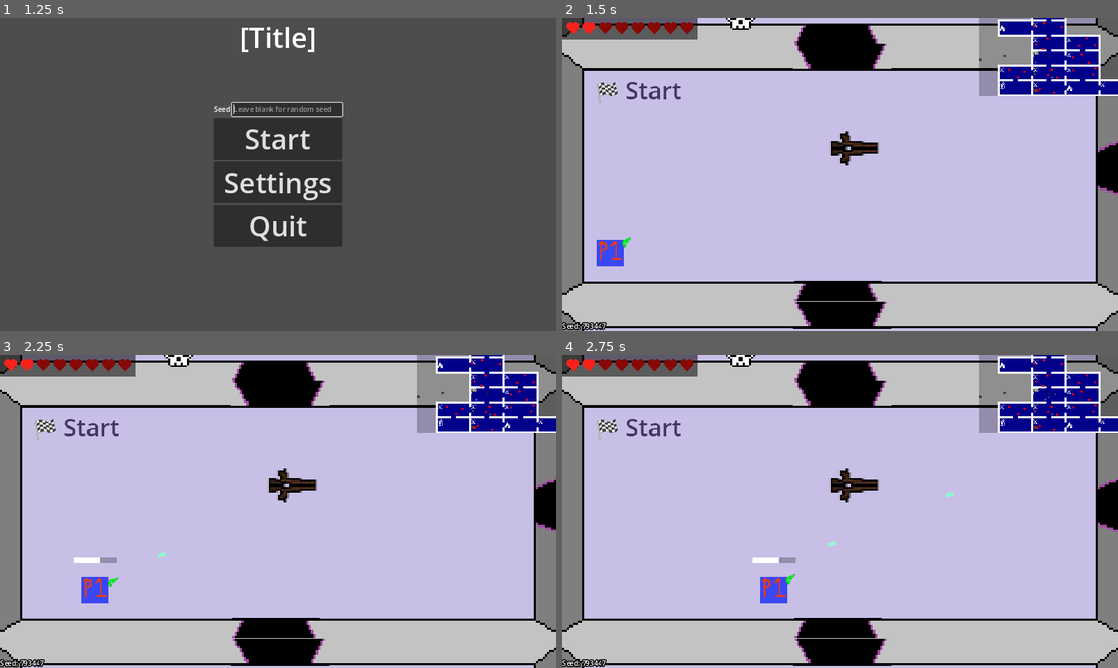
Above: before the commit, frames 1-4 (two rows, left to right).
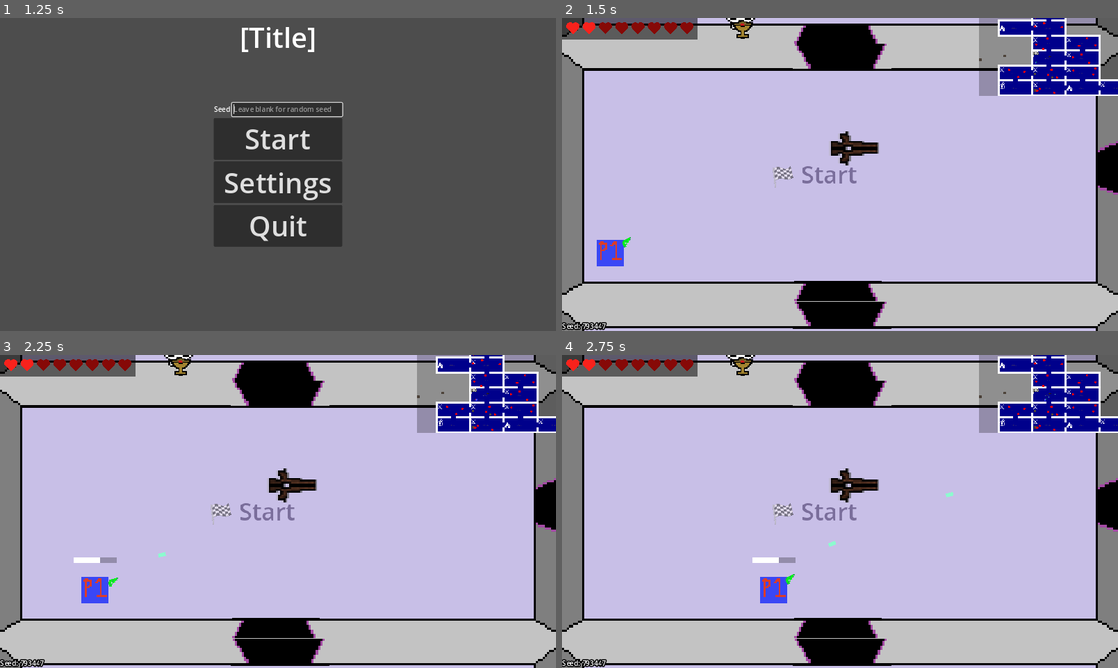
Above: after the commit, the same moments.

Repository: dcordova7146/Team4
Game: Godot game, scene res://main.tscn
Same seed, same stepped clock (60 frames per second), same inputs: the game is played once before the commit and once after it.
Inputs (mouse positions are in pixels of both pictures, inside the frame that each line leads up to):
- Up to frame 1 (1.25 s): click (289, 108) at 0.52 s; type "Alex" at 0.6 s
- Up to frame 2 (1.5 s): click "Start" at 1.25 s
- Up to frame 3 (2.25 s): tap Enter at 2 s; move the mouse to (400, 495) at 2.02 s; press the mouse at (400, 495) at 2.03 s; hold D (move_right) from 2.03 s (still down)
- Up to frame 4 (2.75 s): keep holding D (move_right)

Frame 1 is identical in both runs. In frame 2, 0.8% of the frame differs, in the area x 6-100%, y 0-55%; in frame 3, 0.8%; in frame 4, 0.8%.

Commit message:
Tiny visuals update
-added bloodcup(temporary collectable)
-centered room labels and made them more opaque to not distract from gameplay
-increased seperation distance on splitting of skulls

Diff:
--- a/TESTING/DiegoTest.tscn
+++ b/TESTING/DiegoTest.tscn
@@ -17,7 +17,7 @@
 position = Vector2(310, 138)
 
 [node name="Player" parent="." instance=ExtResource("3_1nryx")]
-position = Vector2(166, 79)
+position = Vector2(158, 88)
 
 [node name="Camera2D" type="Camera2D" parent="."]
 offset = Vector2(150, 60)
--- a/TESTING/TEST.gd
+++ b/TESTING/TEST.gd
@@ -16,3 +16,8 @@
 # Called every frame. 'delta' is the elapsed time since the previous frame.
 func _process(delta):
 	pass
+
+
+
+func _on_button_pressed():
+	$Room.populateEnemySpawner()
--- /dev/null
+++ b/drop/blood.gd
@@ -0,0 +1,9 @@
+extends Area2D
+
+
+# Called when the node enters the scene tree for the first time.
+func _ready():
+	area_entered.connect(on_area_entered)
+
+func on_area_entered(area):
+	queue_free()
--- /dev/null
+++ b/drop/blood.tscn
@@ -0,0 +1,21 @@
+[gd_scene load_steps=4 format=3 uid="uid://cj3hp6ftwl4em"]
+
+[ext_resource type="Texture2D" uid="uid://cwye624b5a2g3" path="res://tempAssets/blooddrop.png" id="1_hmgdr"]
+[ext_resource type="Script" path="res://drop/blood.gd" id="1_vnli7"]
+
+[sub_resource type="CircleShape2D" id="CircleShape2D_usqnh"]
+radius = 5.0
+
+[node name="Area2D" type="Area2D"]
+script = ExtResource("1_vnli7")
+
+[node name="blooddrop" type="Sprite2D" parent="."]
+texture = ExtResource("1_hmgdr")
+
+[node name="AnimationPlayer" type="AnimationPlayer" parent="blooddrop"]
+
+[node name="CollisionShape2D" type="CollisionShape2D" parent="."]
+position = Vector2(-1, 0)
+shape = SubResource("CircleShape2D_usqnh")
+
+[connection signal="area_entered" from="." to="." method="_on_area_entered"]
--- a/enemy/skull.gd
+++ b/enemy/skull.gd
@@ -54,7 +54,7 @@
 
 func spawn_enemy(enemy_scene_path: String, count: int) -> void:
 	var enemy_scene: PackedScene = load(enemy_scene_path) as PackedScene
-	var separation_distance: int = 20
+	var separation_distance: int = 50
 	var spawn_position: Vector2 = position
 
 	for i: int in range(count):
@@ -62,7 +62,7 @@
 		var enemy_instance: Skull = enemy_scene.instantiate()
 		if enemy_instance and room:
 			enemy_instance.position = spawn_position
-			spawn_position += Vector2(separation_distance, 0)
+			spawn_position += Vector2(separation_distance, 10)
 			enemy_instance.awake = true
 			room.enemies.append(enemy_instance)
 			room.call_deferred("add_child", enemy_instance)
--- a/map/generate_dungeon.gd
+++ b/map/generate_dungeon.gd
@@ -66,7 +66,6 @@
 	encounter_Rooms_Available = int(available_Rooms * .75)
 	rest_Rooms_Available = int(available_Rooms * .1)
 	shop_Rooms_Available = int(available_Rooms * .15)
-
 	while(encounter_Rooms_Available + rest_Rooms_Available + shop_Rooms_Available <= available_Rooms):
 		var coinflip: int = randi_range(0, 3)
 		if coinflip < 2:
@@ -75,7 +74,6 @@
 			rest_Rooms_Available += 1
 		elif coinflip == 3:
 			shop_Rooms_Available += 1
-
 	#numbers represent the enum that represents the room types (2 = battle, 4 = rest, 3 = shop, 5 = boss)
 	for i: int in range(encounter_Rooms_Available):
 		room_Queue.append(Room.roomType.BATTLE)
--- a/map/room.gd
+++ b/map/room.gd
@@ -144,7 +144,6 @@
 	for i: int in range(enemycount):
 		var randpos: Vector2 = rand_coor()
 		print(randpos)
-
 		# Randomly choose an enemy type.
 		var enemy_scene: PackedScene
 		if randf() < medium_skull_chance:
@@ -212,7 +211,6 @@
 
 func setupRoom()->void:
 	#this function shall spawn whatever a room requires of it
-
 	match rType:
 		roomType.BATTLE:
 			populateEnemySpawner()
--- a/map/room.tscn
+++ b/map/room.tscn
@@ -522,10 +522,11 @@
 }
 
 [node name="TypeLabel" type="Label" parent="."]
-offset_left = 24.0
-offset_top = 16.0
-offset_right = 74.0
-offset_bottom = 39.0
+modulate = Color(1, 1, 1, 0.588235)
+offset_left = 118.0
+offset_top = 61.0
+offset_right = 504.0
+offset_bottom = 149.0
 scale = Vector2(0.2, 0.2)
 theme_override_colors/font_color = Color(0.262745, 0.207843, 0.396078, 1)
 theme_override_font_sizes/font_size = 64
--- /dev/null
+++ b/ui/Bloodcup.gd
@@ -0,0 +1,7 @@
+extends Sprite2D
+
+var blood_count := 0
+
+
+func set_blood_cup(new_count: int) -> void:
+	get_node("bloodcount").text = "x" +str(blood_count)
--- a/ui/events.gd
+++ b/ui/events.gd
@@ -2,7 +2,6 @@
 extends Node
 #singleton script
 #which will keep track of game state and logic
-
 
 signal player_died
 signal room_entered(room: Room)
--- a/ui/hud.tscn
+++ b/ui/hud.tscn
@@ -1,6 +1,12 @@
-[gd_scene load_steps=2 format=3 uid="uid://doe0sstc3n5sh"]
+[gd_scene load_steps=5 format=3 uid="uid://doe0sstc3n5sh"]
 
 [ext_resource type="Script" path="res://ui/lives.gd" id="1_74fjh"]
+[ext_resource type="Texture2D" uid="uid://cdvs87wypg7qa" path="res://tempAssets/bloodcup.png.png" id="2_j2t6t"]
+[ext_resource type="Script" path="res://ui/Bloodcup.gd" id="3_3ucys"]
+
+[sub_resource type="LabelSettings" id="LabelSettings_ejrmc"]
+outline_size = 6
+outline_color = Color(0, 0, 0, 1)
 
 [node name="HUD" type="CanvasLayer"]
 
@@ -18,3 +24,17 @@
 
 [node name="TextureRect" type="TextureRect" parent="Minimap"]
 layout_mode = 0
+
+[node name="Bloodcup" type="Sprite2D" parent="."]
+position = Vector2(416, 32)
+scale = Vector2(2.75, 2.75)
+texture = ExtResource("2_j2t6t")
+script = ExtResource("3_3ucys")
+
+[node name="bloodcount" type="Label" parent="Bloodcup"]
+offset_left = 10.5454
+offset_top = -14.1818
+offset_right = 50.5454
+offset_bottom = 8.81818
+text = "x0"
+label_settings = SubResource("LabelSettings_ejrmc")
Binary file added: tempAssets/bloodcup.png.png
Not shown, added: tempAssets/bloodcup.png.png.import
Binary file added: tempAssets/blooddrop.png
Not shown, added: tempAssets/blooddrop.png.import
